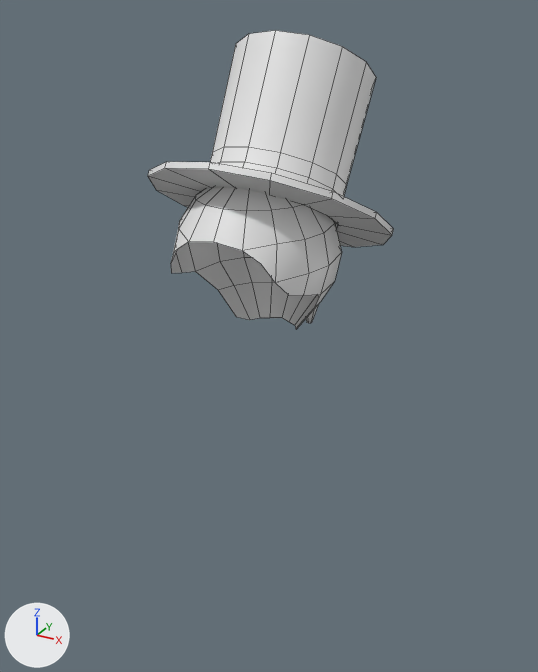
The Blender file samples/golf/mod_kit/hair_template.blend as it was, and as the next commit left it.
Rendered twice from a 50 mm camera at (0.397, -0.653, 0.176) aimed at (0.002, 0.065, -0.183). The axes (+X, +Y, +Z) are drawn at lower left. The lights are the same throughout. Mesh edges are drawn as thin lines.

The older version as bpy lines, for what is in view:
```python
me_cylinder = bpy.data.meshes.new('Cylinder')
me_cylinder.from_pydata(...)  # 98 vertices, 85 faces; spans x -0.136..0.136, y -0.051..0.226, z -0.101..0.155
me_cylinder.polygons.foreach_set('use_smooth', [True] * 85)
me_sphere = bpy.data.meshes.new('Sphere')
me_sphere.from_pydata(...)  # 143 vertices, 133 faces; spans x -0.09..0.09, y -0.047..0.211, z -0.208..0.018
me_sphere.polygons.foreach_set('use_smooth', [True] * 133)
ob_hair_template = bpy.data.objects.new('Hair Template', me_sphere)
ob_hair_template.location = (0.0, 0.0, 0.0)
ob_top_hat = bpy.data.objects.new('Top Hat', me_cylinder)
ob_top_hat.location = (0.0, 0.0, 0.0)
```
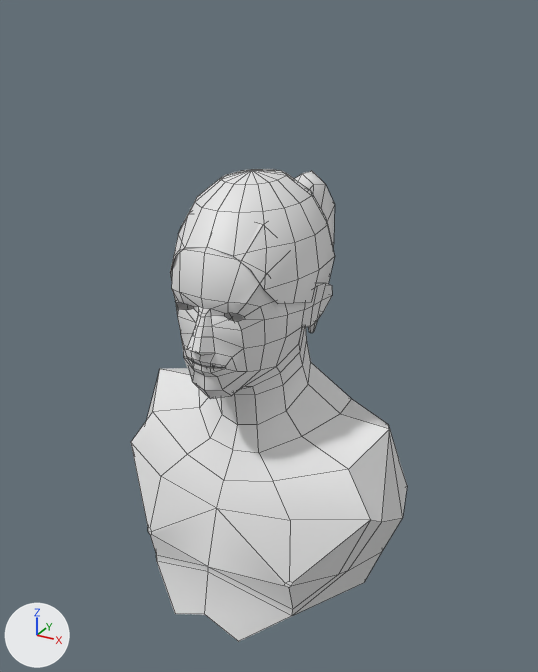
Edits to the bpy script that builds the scene:
```text
Change me_sphere:
    where me_sphere.from_pydata(...)  # 143 vertices, 133 faces; spans x -0.09..0.09, y -0.047..0.211, z -0.208..0.018
    used by ob_hair_template; location = (0.0, 0.0, 0.0)
    me_sphere part 1: the whole mesh is scaled about its middle by (0.899, 1.09, 1.09), then moved by (0.0, -0.001, -0.007)
Change me_cylinder:
    where me_cylinder.from_pydata(...)  # 98 vertices, 85 faces; spans x -0.136..0.136, y -0.051..0.226, z -0.101..0.155
    used by ob_top_hat; location = (0.0, 0.0, 0.0)
    me_cylinder part 2: the whole mesh is scaled about its middle by (0.918, 1.07, 1.07), then moved by (0.0, -0.027, -0.017)
Add me_male:
    me_male.from_pydata(...)  # 168 vertices, 139 faces; spans x 0.0..0.183, y -0.092..0.155, z -0.509..0.002
    me_male.polygons.foreach_set('use_smooth', [True] * 139)
Change ob_top_hat:
    add ob_top_hat.hide_set(True)
Add ob_bust:
    ob_bust = bpy.data.objects.new('Bust', me_male)
    ob_bust.location = (0.0, 0.0, 0.0)
    _m = ob_bust.modifiers.new('Mirror', 'MIRROR')
    _m.use_clip = True
```

Changed parts and their boxes [x1, y1, x2, y2] in the pictures (538 x 672 px):
'Bust', added
    after: [131, 213, 407, 642]
'Top Hat', hidden
    before: [148, 30, 393, 247]
'Hair Template', mesh rescaled (15% taller)
    before: [171, 187, 342, 329]
    after: [170, 169, 335, 333]
